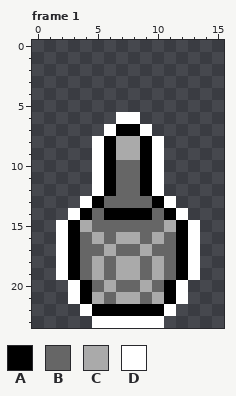
Pixel-art file: assets/towers.aseprite. Above: the version before the commit.
16x24 pixels, 2 frames. Shown: frame 1. The commit also changed other frames, which this record leaves out.
Palette (. is transparent): A #000000  B #666666  C #aaaaaa  D #ffffff
Pixels before, frame 1, first column x 2:
 6 .....DD.....
 7 ....DAAD....
 8 ...DACCAD...
 9 ...DACCAD...
10 ...DABBAD...
11 ...DABBAD...
12 ...DABBAD...
13 ..DABBBBAD..
14 .DABAAAABAD.
15 DACBBBBBBCAD
16 DABCBCCBCBAD
17 DABBCBBCBBAD
18 DABCBCCBCBAD
19 DABCBCCBCBAD
20 .DABCBBCBAD.
21 .DACBCCBCAD.
22 ..DAAAAAAD..
23 ...DDDDDD...
New version:
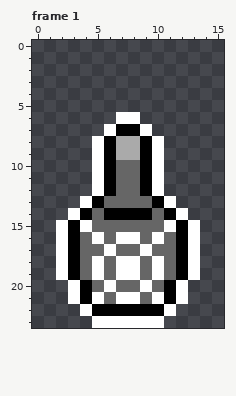
Change:
Frame 1:
y 15: x 4 C -> D; x 11 C -> D
y 16: x 5 C -> D; x 7..8 CC -> DD; x 10 C -> D
y 17: x 6 C -> D; x 9 C -> D
y 18..19: x 5 C -> D; x 7..8 CC -> DD; x 10 C -> D
y 20: x 6 C -> D; x 9 C -> D
y 21: x 5 C -> D; x 7..8 CC -> DD; x 10 C -> D
